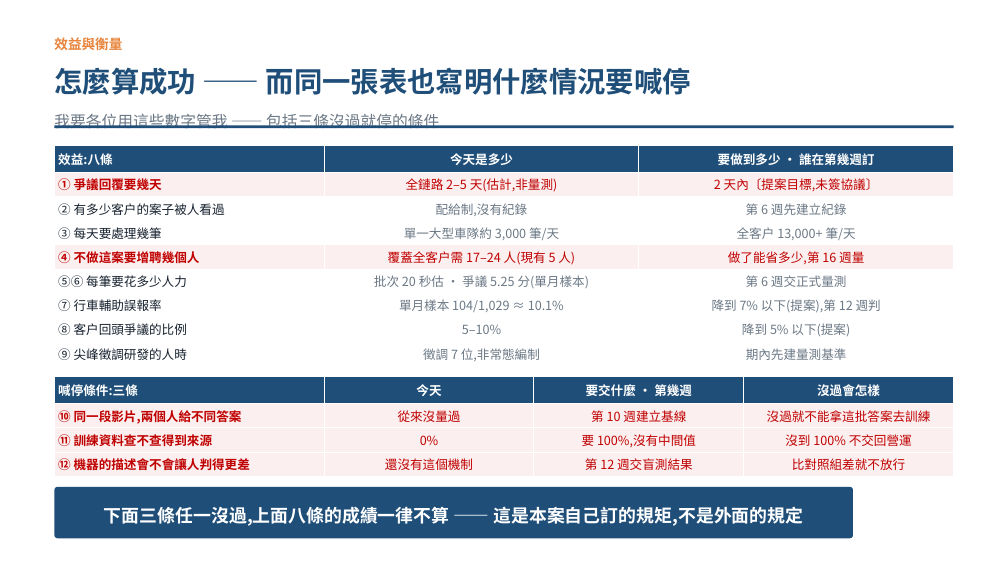
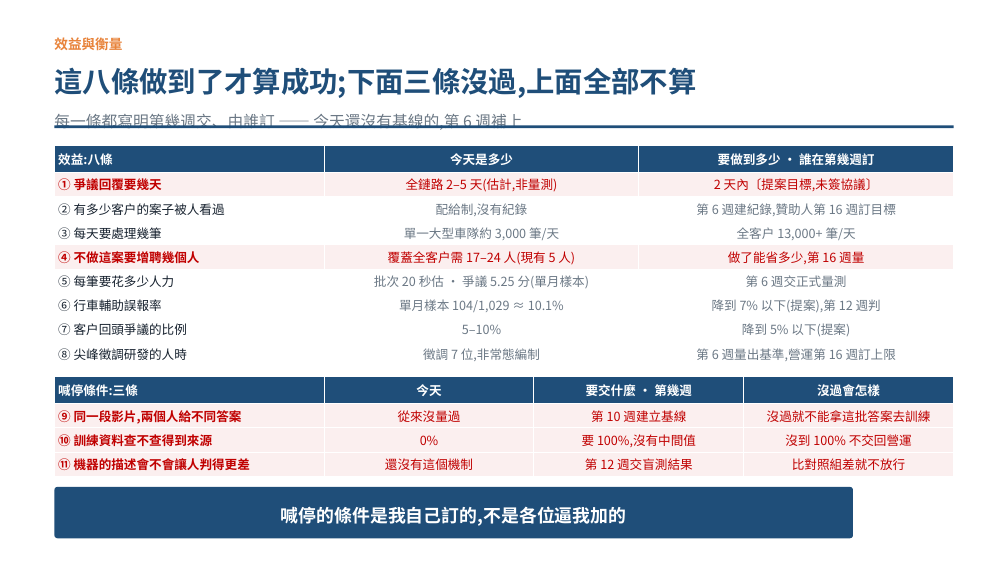
Before and after one commit to pokai-huang0828/UTS_workspace, a slide deck: slide 9 of Artificial Intelligence for Enterprises/Assessment3/Huang_26254793_421104_Assessment 3.pptx. Drawn at 1008x567 pixels with LibreOffice and Linux fonts; fonts in the diff are those of the drawing. Boxes give left, top, right and bottom in pixels: in the first picture for what was removed or moved away, otherwise in the second. Text is boxed around its words. In the diff, an @@ line names an element or a change of style, - is before the commit and + after.

```diff
--- a/Artificial Intelligence for Enterprises/Assessment3/Huang_26254793_421104_Assessment 3.pptx
+++ b/Artificial Intelligence for Enterprises/Assessment3/Huang_26254793_421104_Assessment 3.pptx
@@ text at [54,67,696,98]: text changed @@
-怎麼算成功 —— 而同一張表也寫明什麼情況要喊停
+這八條做到了才算成功;下面三條沒過,上面全部不算
@@ text at [54,114,522,130]: text changed @@
-我要各位用這些數字管我 —— 包括三條沒過就停的條件
+每一條都寫明第幾週交、由誰訂 —— 今天還沒有基線的,第 6 週補上
@@ table at [54,145,954,366] @@
-row 3, column 3: 第 6 週先建立紀錄
+row 3, column 3: 第 6 週建紀錄,贊助人第 16 週訂目標
-row 6, column 1: ⑤⑥ 每筆要花多少人力
+row 6, column 1: ⑤ 每筆要花多少人力
-row 7, column 1: ⑦ 行車輔助誤報率
+row 7, column 1: ⑥ 行車輔助誤報率
-row 8, column 1: ⑧ 客戶回頭爭議的比例
+row 8, column 1: ⑦ 客戶回頭爭議的比例
-row 9, column 1: ⑨ 尖峰徵調研發的人時
+row 9, column 1: ⑧ 尖峰徵調研發的人時
-row 9, column 3: 期內先建量測基準
+row 9, column 3: 第 6 週量出基準,營運第 16 週訂上限
@@ table at [54,377,955,476] @@
-row 2, column 1: ⑩ 同一段影片,兩個人給不同答案
+row 2, column 1: ⑨ 同一段影片,兩個人給不同答案
-row 3, column 1: ⑪ 訓練資料查不查得到來源
+row 3, column 1: ⑩ 訓練資料查不查得到來源
-row 4, column 1: ⑫ 機器的描述會不會讓人判得更差
+row 4, column 1: ⑪ 機器的描述會不會讓人判得更差
@@ text at [281,506,627,526]: text changed @@
-下面三條任一沒過,上面八條的成績一律不算 —— 這是本案自己訂的規矩,不是外面的規定
+喊停的條件是我自己訂的,不是各位逼我加的
```
Also in this commit, not shown: 4 other files.
